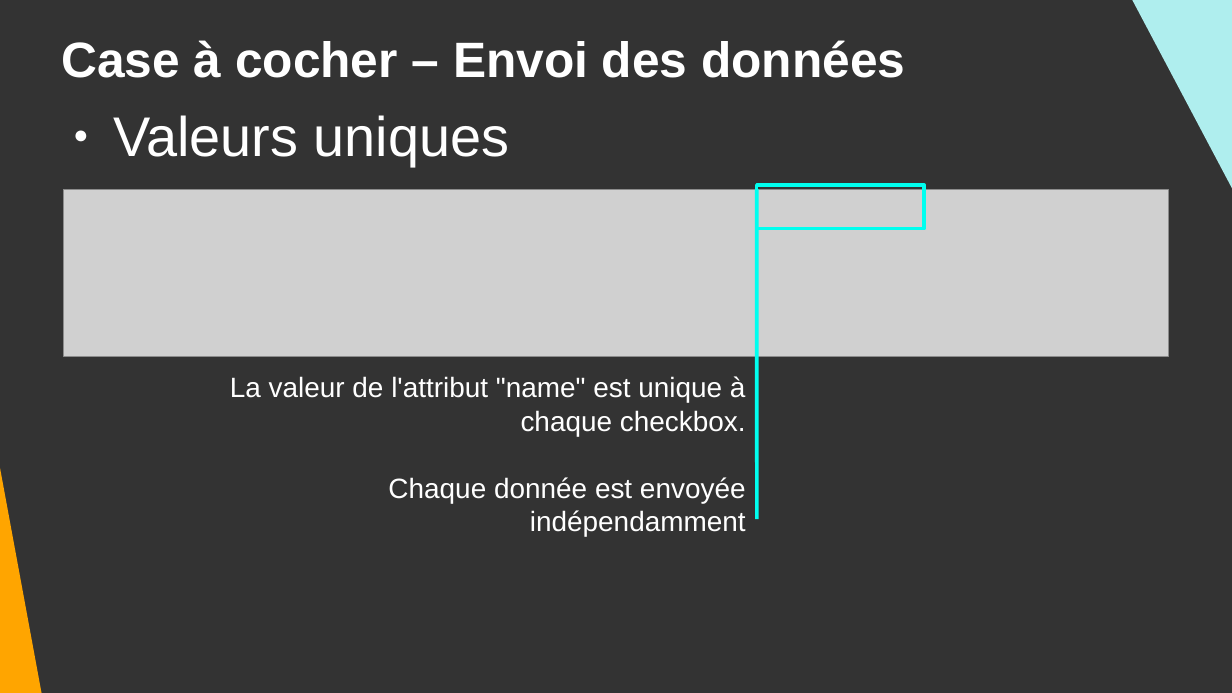
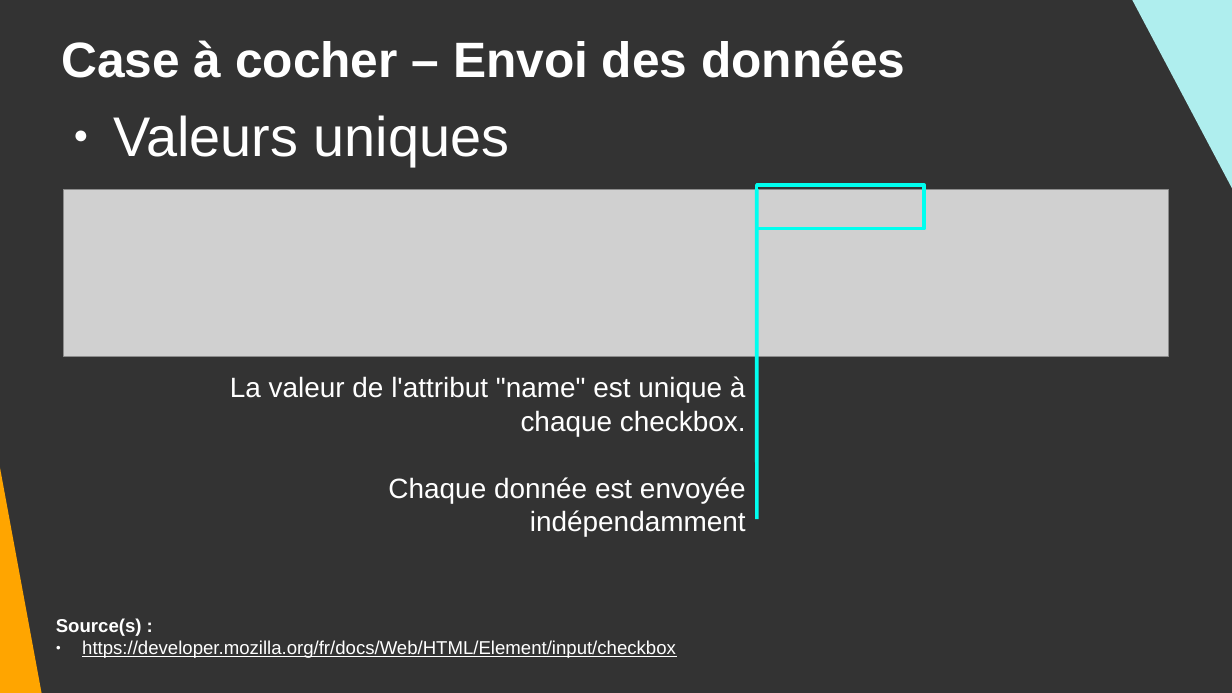
Before and after one commit to DanYellow/cours, a slide deck: slide 55 of integration-web-s1/travaux-pratiques/numero-2/presentation.odp (slide 54 before the commit). Drawn at 1232x693 pixels with LibreOffice and Linux fonts; fonts in the diff are those of the drawing; grey boxes stand for pictures. Boxes give left, top, right and bottom in pixels: in the first picture for what was removed or moved away, otherwise in the second. Text is boxed around its words. In the diff, an @@ line names an element or a change of style, - is before the commit and + after.

```diff
--- a/integration-web-s1/travaux-pratiques/numero-2/presentation.odp
+++ b/integration-web-s1/travaux-pratiques/numero-2/presentation.odp
@@ text added at <box>56,618,676,658</box>, 12 pt, text #FFFFFF, underline @@
+Source(s) :
+● https://developer.mozilla.org/fr/docs/Web/HTML/Element/input/checkbox
```
Also in this commit, not shown: 27 other slides changed, 1 slide added, 1 other file.
